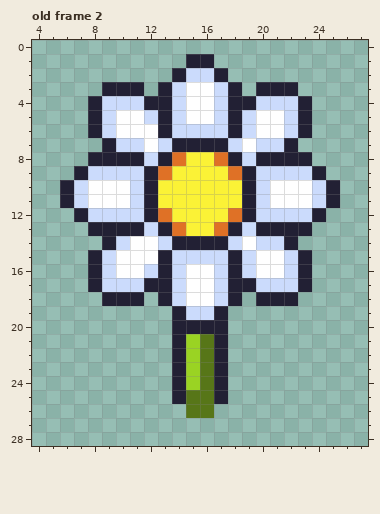
Pixel-art file, stored at Assets/Sprites/glitchobjects/flower_strip.ase. Above: the version before the commit.
32x32 pixels, 6 frames. Shown: old frame 2: x 4..27, y 0..28. The commit also changed other frames, which this record leaves out.
And afterwards:
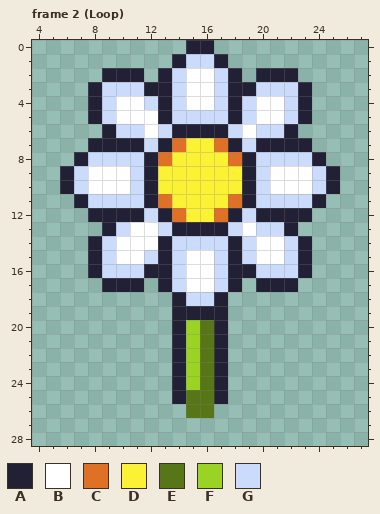
Palette (. is transparent): A #222034  B #ffffff  C #df7126  D #fbf236  E #577618  F #9ad323  G #cbdbfc
A new or re-ordered frame is compared with the old frame closest to it.
Changes in this commit:
frames 6 -> 8
Frame 2 (Loop) is new; against old frame 2, layer "flower":
y 0: x 15..16 .. -> AA
y 1: x 14..17 .AA. -> AGGA
y 2: x 9..11 ... -> AAA; x 13..18 .AGGA. -> AGBBGA; x 20..22 ... -> AAA
y 3: x 8..12 .AAA. -> AGGGA; x 19..23 .AAA. -> AGGGA
y 4: x 10..12 GGA -> BBG; x 19..21 AGG -> GBB
y 5: x 12 G -> B; x 15..16 BB -> GG
y 6: x 8..11 AGBB -> .AGG; x 13..23 AGGGGAGBBGA -> GAAAAGBGGA.
y 7: x 8 . -> A; x 10..21 GGBGAAAAGBGG -> AAGACDDCAGAA; x 23 . -> A
y 8: x 7..14 .AAAAGAC -> AGGGGACD; x 17..24 CAGAAAA. -> DCAGGGGA
y 9: x 6..10 .AGGG -> AGBBB; x 13 C -> D; x 18 C -> D; x 21..25 GGGA. -> BBBGA
y 11: x 6..10 AGBBB -> .AGGG; x 13 D -> C; x 18 D -> C; x 21..25 BBBGA -> GGGA.
y 12: x 7..14 AGGGGACD -> .AAAAGAC; x 17..24 DCAGGGGA -> CAGAAAA.
y 13: x 8 A -> .; x 10..21 AAGACDDCAGAA -> GBBGAAAAGBGG; x 23 A -> .
y 14: x 8..10 .AG -> AGB; x 13..23 GAAAAGBGGA. -> AGGGGAGBBGA
y 15: x 12 B -> G; x 15..16 GG -> BB
y 16: x 10..12 BBG -> GGA; x 19..21 GBB -> AGG
y 17: x 8..12 AGGGA -> .AAA.; x 19..23 AGGGA -> .AAA.
y 18: x 9..11 AAA -> ...; x 13..18 AGBBGA -> .AGGA.; x 20..22 AAA -> ...
y 19: x 15..16 GG -> AA
y 20: x 15..16 AA -> FE
Changed places in both pictures, as pixel boxes (x1, y1, x2, y2):
changed: (60, 40, 340, 334)
